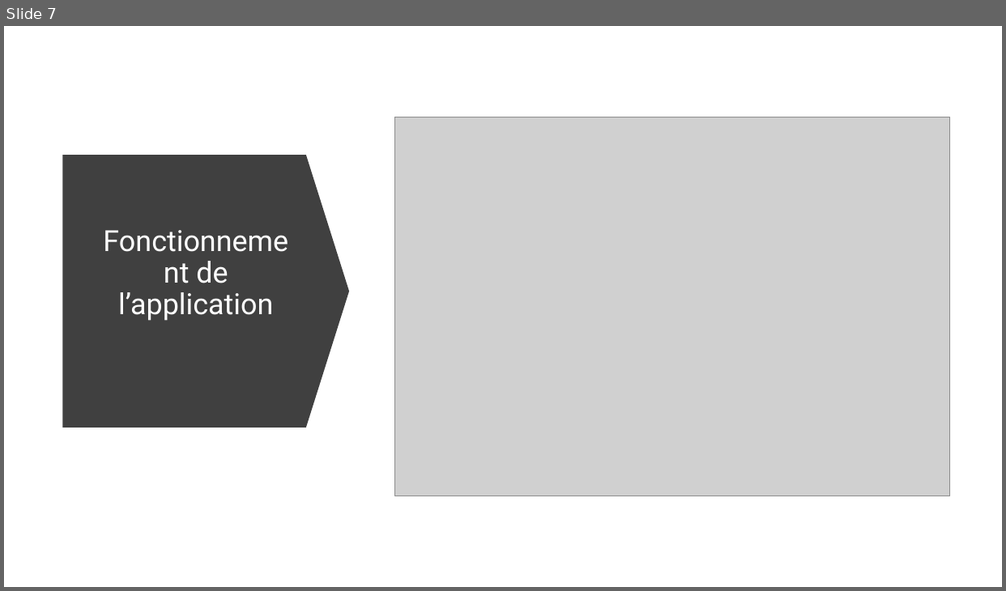
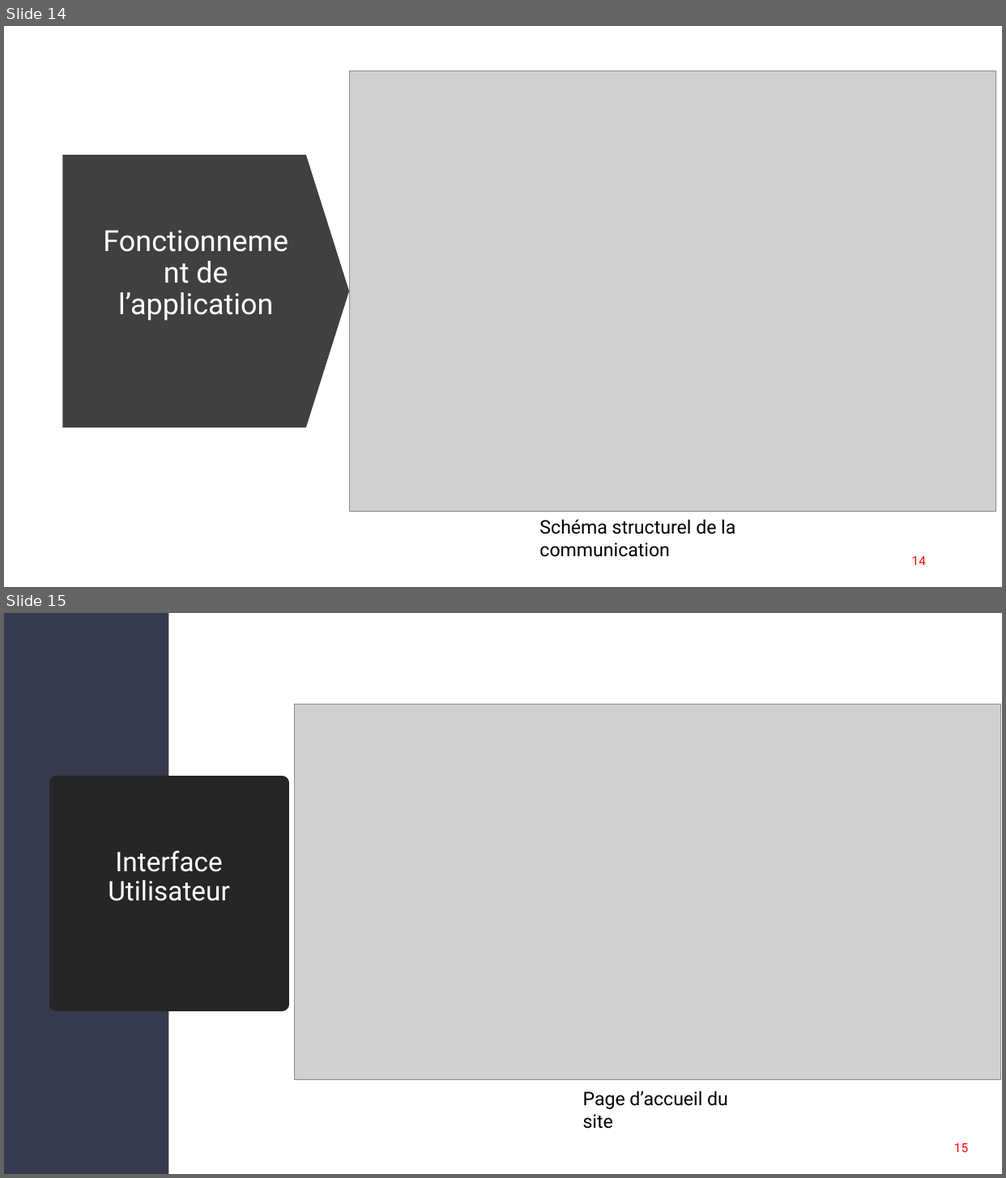
Before and after one commit to Eliott-07/Centrale-PV-Securisee-2026, a slide deck: docs/Présentation_Projet_SMACP.pptx. Shown one above the other, each under a label of ours: slide 7 before the commit, slides 14 and 15 after it. The pictures are 1006x591 and 1006x1178 pixels, drawn with LibreOffice and Linux fonts; fonts in the diff are those of the drawing; grey boxes stand for pictures. Boxes give left, top, right and bottom in pixels: in the first picture for what was removed or moved away, otherwise in the second. Text is boxed around its words. In the diff, an @@ line names an element or a change of style, - is before the commit and + after.

```diff
--- a/docs/Présentation_Projet_SMACP.pptx
+++ b/docs/Présentation_Projet_SMACP.pptx
@@ slide 15 added at <box>4,613,1002,1174</box>, background #FFFFFF @@
@@ rectangle added at <box>4,613,168,1174</box>, fill #37394E @@
@@ picture added at <box>295,705,1000,1080</box> @@
@@ title added at <box>57,783,282,1004</box>, fill #262626, outline #262626 13.75 pt, 26 pt, text #FFFFFF @@
+Interface Utilisateur
@@ text added at <box>583,1091,728,1129</box>, 18 pt, text #000000 @@
+Page d’accueil du site
@@ page number added at <box>954,1144,968,1152</box>, 12 pt, text #FF0000 @@
+15
@@ what was slide 7 is now slide 14 @@
@@ slide 14 changed as well @@
@@ picture: place and size @@
-picture at <box>394,118,950,496</box>
+picture at <box>349,71,996,513</box>
@@ text added at <box>539,519,735,557</box>, 18 pt, text #000000 @@
+Schéma structurel de la communication
@@ page number added at <box>912,557,926,565</box>, 12 pt, text #FF0000 @@
+14
```
Also in this commit, not shown: 6 other slides changed, 20 other slides added, 3 slides removed, 2 other files.
